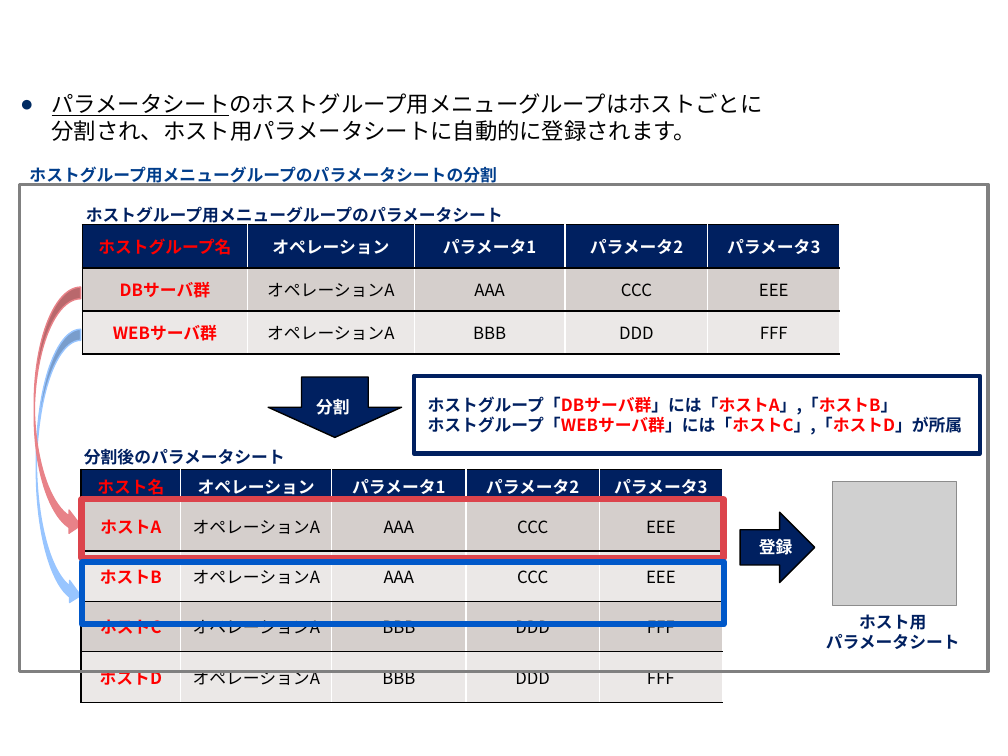
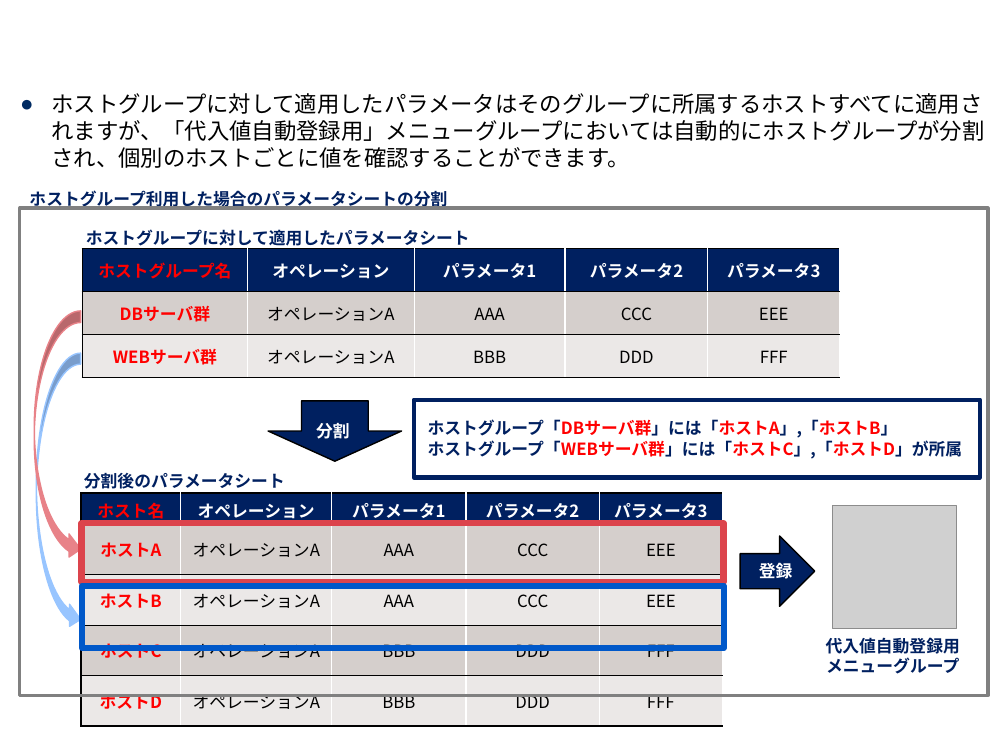
Before and after one commit to exastro-suite/it-automation-docs, a slide deck: slide 36 of asset/Learn_ja/ITA-hg-ps_classroom_lecture_ja.pptx (slide 25 before the commit). Drawn at 1008x756 pixels with LibreOffice and Linux fonts; fonts in the diff are those of the drawing; grey boxes stand for pictures; background and template pictures are left out. Boxes give left, top, right and bottom in pixels: in the first picture for what was removed or moved away, otherwise in the second. Text is boxed around its words. In the diff, an @@ line names an element or a change of style, - is before the commit and + after.

```diff
--- a/asset/Learn_ja/ITA-hg-ps_classroom_lecture_ja.pptx
+++ b/asset/Learn_ja/ITA-hg-ps_classroom_lecture_ja.pptx
@@ text at (52,93,985,168): text changed @@
-● パラメータシートのホストグループ用メニューグループはホストごとに
-  分割され、ホスト用パラメータシートに自動的に登録されます。
+● ホストグループに対して適用したパラメータはそのグループに所属するホストすべてに適用されますが、「代入値自動登録用」メニューグループにおいては自動的にホストグループが分割され、個別のホストごとに値を確認することができます。
@@ text at (29,190,447,210): text changed; text colour #003D8B to #002060 @@
-ホストグループ用メニューグループのパラメータシートの分割
+ホストグループ利用した場合のパラメータシートの分割
@@ text at (86,229,470,249): text changed @@
-ホストグループ用メニューグループのパラメータシート
+ホストグループに対して適用したパラメータシート
@@ 4 texts, 4 rectangles, 2 tables, 2 right arrows, 2 curved right arrows, 1 picture: place and size @@
-4 texts, 4 rectangles, 2 tables, 2 right arrows, 2 curved right arrows, 1 picture at (20,184,989,689)
+4 texts, 4 rectangles, 2 tables, 2 right arrows, 2 curved right arrows, 1 picture at (20,208,989,713)
@@ text at (826,637,960,674): text changed @@
-ホスト用
-パラメータシート
+代入値自動登録用
+メニューグループ
```
Also in this commit, not shown: 28 other slides changed, 13 slides added, 3 slides removed, 1 other file.
